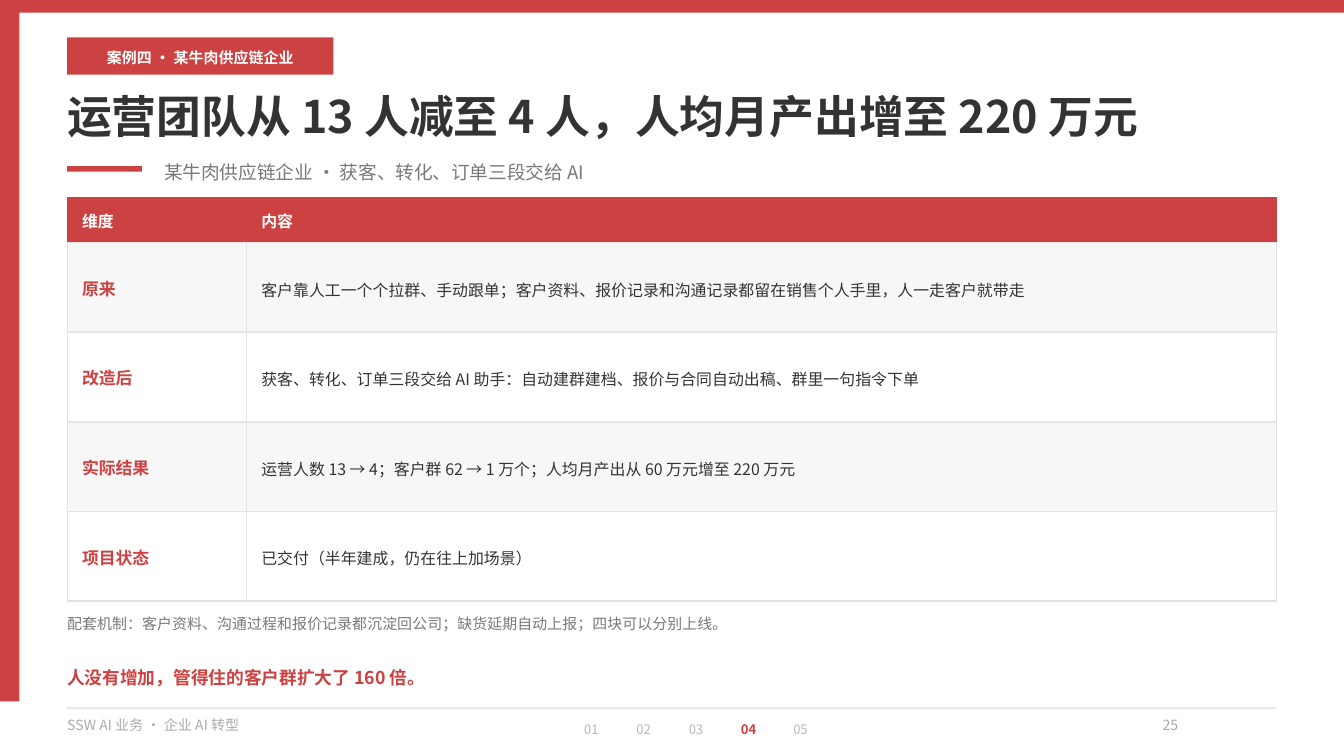
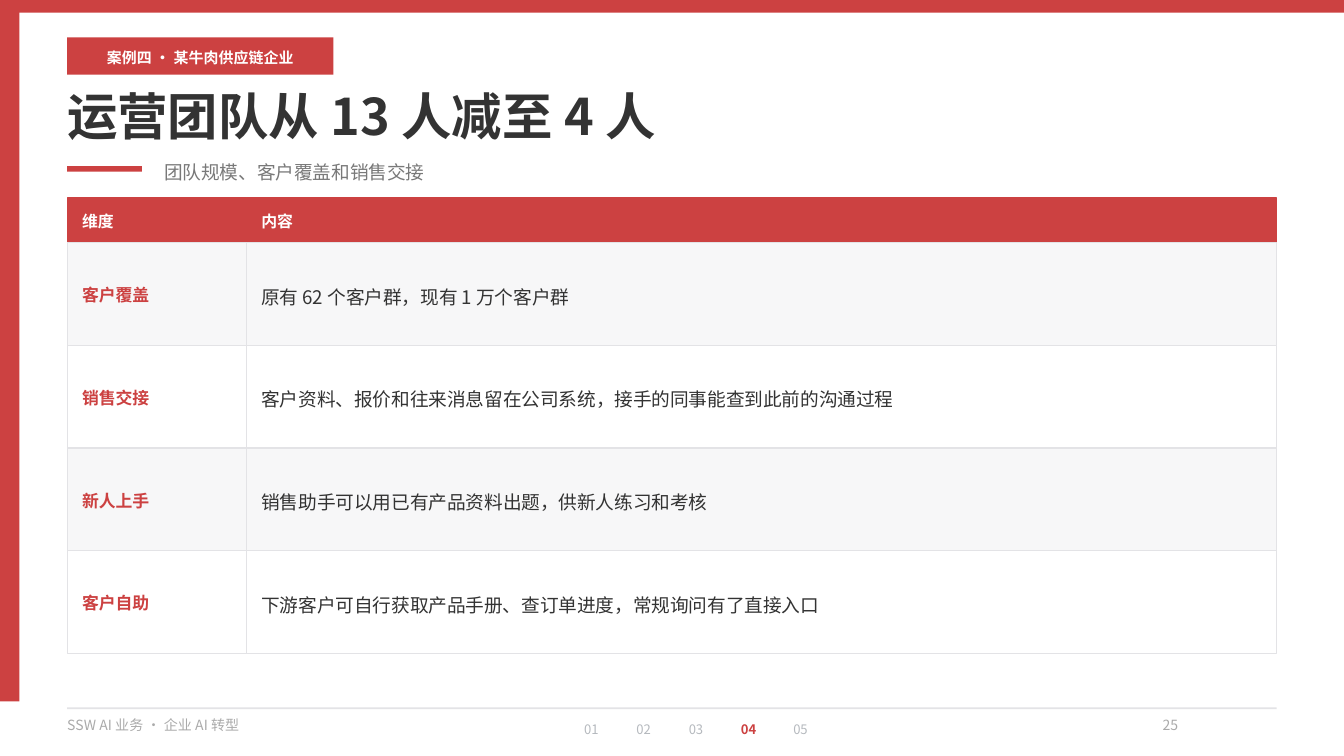
Before and after one commit to hveraus/ssw-business, a slide deck: slide 25 of SSW AI 业务_v2/SSW AI 业务_v3.pptx. Drawn at 1344x756 pixels with LibreOffice and Linux fonts; fonts in the diff are those of the drawing. Boxes give left, top, right and bottom in pixels: in the first picture for what was removed or moved away, otherwise in the second. Text is boxed around its words. In the diff, an @@ line names an element or a change of style, - is before the commit and + after.

```diff
--- a/SSW AI 业务_v2/SSW AI 业务_v3.pptx
+++ b/SSW AI 业务_v2/SSW AI 业务_v3.pptx
@@ text at (x1=67, y1=92, x2=655, y2=140): text changed; size 24 to 27 pt @@
-运营团队从 13 人减至 4 人，人均月产出增至 220 万元
+运营团队从 13 人减至 4 人
@@ text at (x1=164, y1=163, x2=424, y2=181): text changed @@
-某牛肉供应链企业 · 获客、转化、订单三段交给 AI
+团队规模、客户覆盖和销售交接
@@ rectangle resized from (x1=67, y1=243, x2=246, y2=333) to (x1=67, y1=243, x2=246, y2=345) @@
@@ rectangle resized from (x1=246, y1=243, x2=1277, y2=333) to (x1=246, y1=243, x2=1277, y2=345) @@
@@ text removed at (x1=82, y1=280, x2=116, y2=297) @@
-原来
@@ text added at (x1=82, y1=286, x2=149, y2=303), 9 pt, text #CC4141, bold @@
+客户覆盖
@@ text removed at (x1=261, y1=282, x2=1024, y2=299) @@
-客户靠人工一个个拉群、手动跟单；客户资料、报价记录和沟通记录都留在销售个人手里，人一走客户就带走
@@ text added at (x1=261, y1=288, x2=569, y2=306), 10 pt, text #333333 @@
+原有 62 个客户群，现有 1 万个客户群
@@ rectangle resized from (x1=67, y1=332, x2=246, y2=422) to (x1=67, y1=345, x2=246, y2=448) @@
@@ rectangle resized from (x1=246, y1=332, x2=1277, y2=422) to (x1=246, y1=345, x2=1277, y2=448) @@
@@ text removed at (x1=82, y1=370, x2=132, y2=386) @@
-改造后
@@ text removed at (x1=261, y1=371, x2=919, y2=387) @@
-获客、转化、订单三段交给 AI 助手：自动建群建档、报价与合同自动出稿、群里一句指令下单
@@ text added at (x1=82, y1=390, x2=149, y2=406), 9 pt, text #CC4141, bold @@
+销售交接
@@ text added at (x1=261, y1=390, x2=893, y2=408), 10 pt, text #333333 @@
+客户资料、报价和往来消息留在公司系统，接手的同事能查到此前的沟通过程
@@ rectangle resized from (x1=67, y1=422, x2=246, y2=512) to (x1=67, y1=448, x2=246, y2=550) @@
@@ rectangle resized from (x1=246, y1=422, x2=1277, y2=512) to (x1=246, y1=448, x2=1277, y2=550) @@
@@ text removed at (x1=82, y1=459, x2=149, y2=476) @@
-实际结果
@@ text removed at (x1=261, y1=461, x2=795, y2=478) @@
-运营人数 13 → 4；客户群 62 → 1 万个；人均月产出从 60 万元增至 220 万元
@@ text added at (x1=82, y1=492, x2=149, y2=509), 9 pt, text #CC4141, bold @@
+新人上手
@@ text added at (x1=261, y1=493, x2=707, y2=511), 10 pt, text #333333 @@
+销售助手可以用已有产品资料出题，供新人练习和考核
@@ rectangle resized from (x1=67, y1=512, x2=246, y2=602) to (x1=67, y1=551, x2=246, y2=653) @@
@@ text removed at (x1=82, y1=549, x2=149, y2=566) @@
-项目状态
@@ rectangle resized from (x1=246, y1=512, x2=1277, y2=602) to (x1=246, y1=551, x2=1277, y2=653) @@
@@ text removed at (x1=261, y1=550, x2=531, y2=566) @@
-已交付（半年建成，仍在往上加场景）
@@ text added at (x1=82, y1=594, x2=149, y2=611), 9 pt, text #CC4141, bold @@
+客户自助
@@ text added at (x1=261, y1=596, x2=819, y2=614), 10 pt, text #333333 @@
+下游客户可自行获取产品手册、查订单进度，常规询问有了直接入口
@@ text removed at (x1=67, y1=616, x2=727, y2=631) @@
-配套机制：客户资料、沟通过程和报价记录都沉淀回公司；缺货延期自动上报；四块可以分别上线。
@@ text removed at (x1=67, y1=669, x2=425, y2=687) @@
-人没有增加，管得住的客户群扩大了 160 倍。
```
Also in this commit, not shown: 18 other slides changed, 1 slide added, 1 slide removed, 3 other files.
